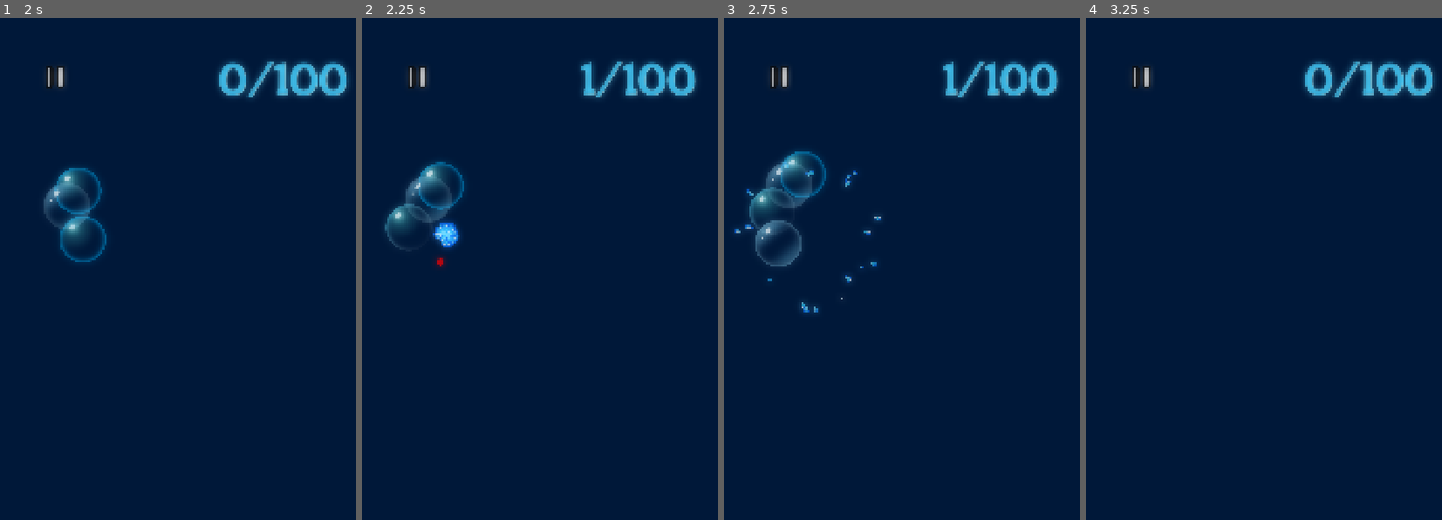
Above: before the commit, frames 1-4 (left to right).
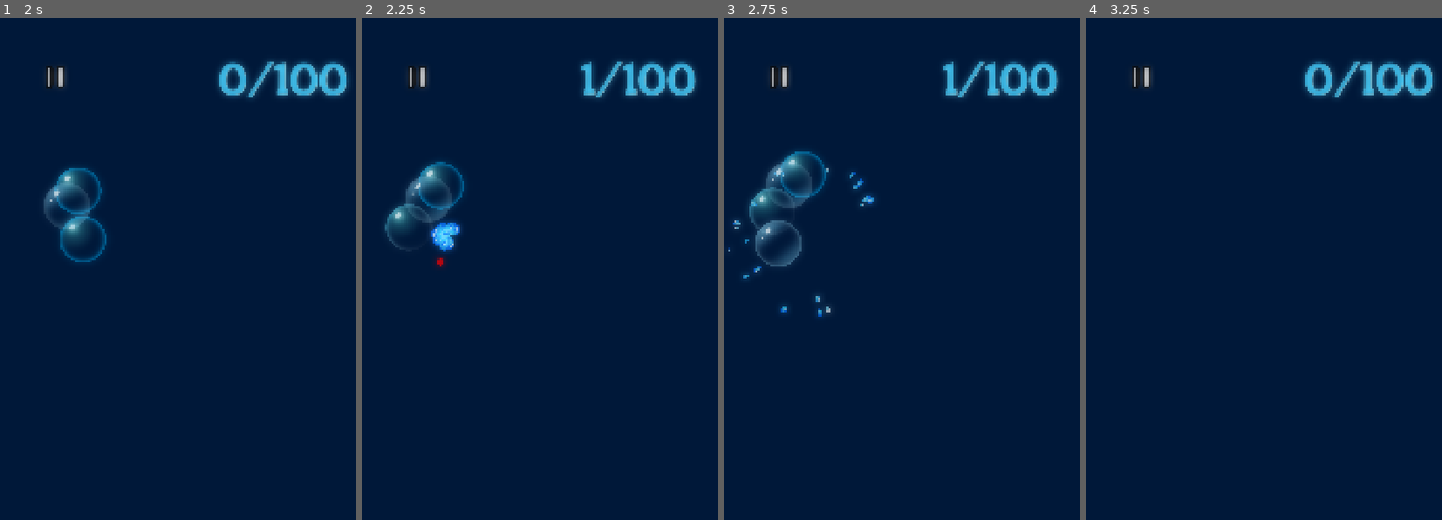
Above: after the commit, the same moments.

Repository: HybridAU/bubble-pop
Game: Godot game, scene res://levels/level_2.tscn
Two runs of this game, one before a commit and one after it. Both use one fixed random seed, a clock stepped at 60 frames per second and the inputs below. This scene is started directly instead of the project's main scene.
Inputs (mouse positions are in pixels of both pictures, inside the frame that each line leads up to):
- Up to frame 1 (2 s): tap Enter at 0.5 s; move the mouse to (178, 504) at 0.52 s; click (178, 504) at 0.67 s; move the mouse to (313, 469) at 1.27 s; click (313, 469) at 1.42 s
- Up to frame 2 (2.25 s): move the mouse to (440, 263) at 2.02 s; click (440, 263) at 2.17 s
- Up to frame 3 (2.75 s): no input
- Up to frame 4 (3.25 s): move the mouse to (1303, 364) at 2.77 s; click (1303, 364) at 2.92 s

Frame 1 is identical in both runs. In frame 2, 0.3% of the frame differs, in the area x 19-28%, y 40-47%; in frame 3, 0.5%, in the area x 1-45%, y 28-60%; in frame 4, nothing differs.
Error before the commit: Invalid access to property or key 'position' on a base object of type 'InputEventKey'. (res://scripts/base_level.gd:12)
Error after the commit: Invalid access to property or key 'position' on a base object of type 'InputEventKey'. (res://scripts/base_level.gd:10)

Commit message:
Fix bug with touchpoint

Diff:
--- a/scripts/base_level.gd
+++ b/scripts/base_level.gd
@@ -3,16 +3,20 @@
 # Touch point
 var touch_point = preload("res://scenes/touch_point.tscn")
 var live_touch_point = null
-var touch_position = Vector2(0,0)
+var touch_position = null
 
-func _ready() -> void:
-	touch_position = Vector2(get_viewport().size.x / 2, get_viewport().size.y / 2)
 
 func _input(event: InputEvent) -> void:
 	touch_position=event.position
 	if event is InputEventMouseButton:
 		if event.is_pressed():
+			# Clear out any previous touch point that may not have been previously cleared,
+			# this can happen if we hit the pause button.
+			if live_touch_point:
+				live_touch_point.queue_free()
+
 			live_touch_point = touch_point.instantiate()
+			live_touch_point.global_position=touch_position
 			add_child(live_touch_point)
 		else:
 			if live_touch_point:
@@ -20,5 +24,5 @@
 				remove_child(live_touch_point)
 
 func _physics_process(delta: float) -> void:
-	if live_touch_point:
+	if live_touch_point and touch_position:
 		live_touch_point.global_position=touch_position
